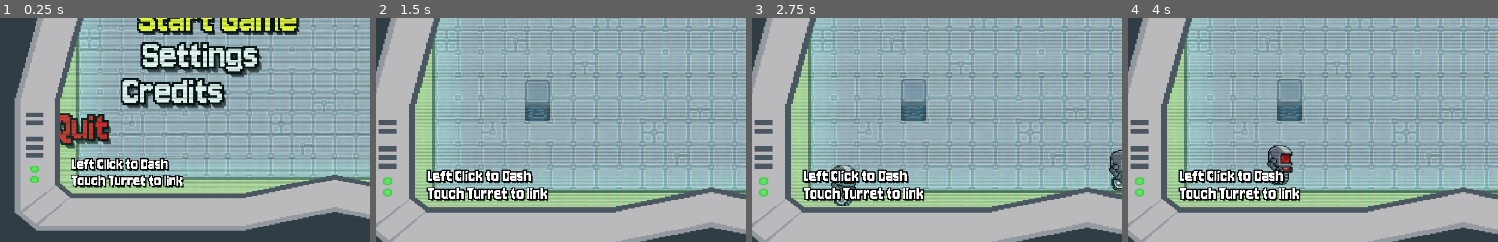
Above: before the commit, frames 1-4 (left to right).
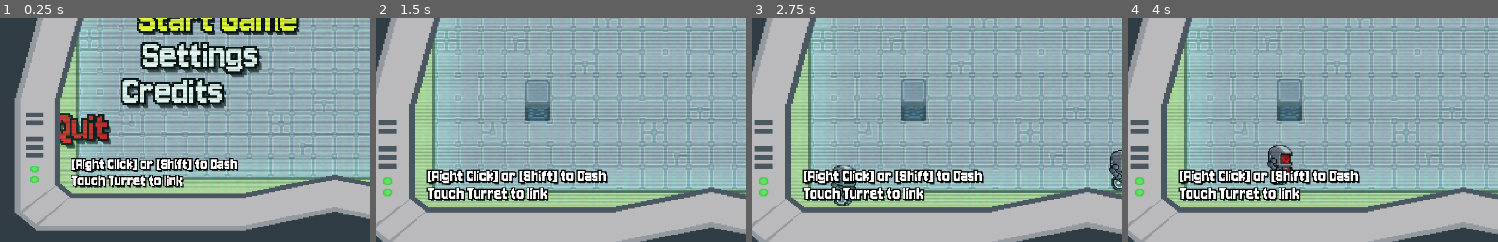
Above: after the commit, the same moments.

Repository: MaulIshak/gamedev-tv
Game: Godot game, scene res://scenes/gameplay.tscn
The game is run twice, just before and just after one commit, with the same random seed, the same clock (stepped at 60 frames per second) and the same inputs. Sound files missing from this copy of the repository are replaced by a short silence.
Inputs (mouse positions are % of the whole screen's width and height, from its top left):
- Up to frame 1 (0.25 s): no input
- Up to frame 2 (1.5 s): click "Start Game" at 0.5 s; tap Enter at 1.25 s; move the mouse to (70, 45) at 1.27 s; hold D (move_right) from 1.28 s (still down); tap Shift (dash) at 1.35 s; click (70, 45) at 1.42 s
- Up to frame 3 (2.75 s): tap Enter at 2 s; move the mouse to (24, 55) at 2.02 s; release D (move_right) at 2.03 s; hold S (move_down) from 2.03 s (still down); tap Shift (dash) at 2.1 s
- Up to frame 4 (4 s): tap Enter at 2.75, 3.5 s; move the mouse to (57, 28) at 2.77 s; release S (move_down) at 2.78 s; hold D (move_right) 2.78-3.53 s; tap Shift (dash) at 2.85, 3.6 s; move the mouse to (41, 70) at 3.52 s; hold W (move_up) from 3.53 s (still down); click (41, 70) at 3.67 s
The pictures show only the part of the screen within x 2-52%, y 50-100%; the shares and areas given below are measured in that part.

The runs differ from the first frame. In frame 1, 2.1% of the frame differs, in the area x 19-65%, y 62-70%; in frame 2, 2.5%, in the area x 13-63%, y 67-75%; in frame 3, 2.5%; in frame 4, 2.5%.

Commit message:
updat shadrs

Diff:
--- a/project.godot
+++ b/project.godot
@@ -31,7 +31,6 @@
 window/size/window_width_override=1280
 window/size/window_height_override=720
 window/stretch/mode="canvas_items"
-window/stretch/scale_mode="fractional"
 
 [input]
 
--- a/scenes/gameplay.tscn
+++ b/scenes/gameplay.tscn
@@ -332,7 +332,7 @@
 theme_override_constants/paragraph_spacing = -1
 theme_override_fonts/font = SubResource("FontVariation_25e7j")
 theme_override_font_sizes/font_size = 12
-text = "Left Click to Dash
+text = "[Right Click] or [Shift] to Dash
 
 
 Touch Turret to link "
--- a/scripts/upgrade_manager.gd
+++ b/scripts/upgrade_manager.gd
@@ -3,7 +3,22 @@
 signal upgraded(id: String, new_level: int)
 signal instant_effect_applied(id: String, value: float)
 
+const UPGRADE_IDS: Array[String] = [
+	"dash_cooldown",
+	"enemy_immunity",
+	"heal",
+	"lightning_damage",
+	"max_hp",
+	"shockwave_damage",
+	"slow_power",
+	"walk_speed"
+]
+
 var _levels: Dictionary = {}
+
+func _ready() -> void:
+	# Seed the random number generator so builds are truly random upon launch
+	randomize()
 
 
 func reset() -> void:
@@ -56,20 +71,13 @@
 	return picked
 
 func _get_def(id: String) -> UpgradeDef:
-	return load("res://resources/upgrades/" + id + ".tres") as UpgradeDef
+	var path := "res://resources/upgrades/" + id + ".tres"
+	return load(path) as UpgradeDef
 
 func _load_all_defs() -> Array[UpgradeDef]:
-	var dir := DirAccess.open("res://resources/upgrades/")
-	if dir == null:
-		return []
 	var defs: Array[UpgradeDef] = []
-	dir.list_dir_begin()
-	var file_name := dir.get_next()
-	while file_name != "":
-		if not dir.current_is_dir() and file_name.ends_with(".tres"):
-			var def := load("res://resources/upgrades/" + file_name) as UpgradeDef
-			if def != null and not def.id.is_empty():
-				defs.append(def)
-		file_name = dir.get_next()
-	dir.list_dir_end()
+	for id in UPGRADE_IDS:
+		var def := _get_def(id)
+		if def != null and not def.id.is_empty():
+			defs.append(def)
 	return defs
--- a/scripts/upgrade_ui.gd
+++ b/scripts/upgrade_ui.gd
@@ -6,6 +6,17 @@
 @export var player: Player
 
 const ELECTRIC_SHOCK_SFX: AudioStream = preload("res://assets/audio/sfx/electric_shock.mp3")
+
+const EXPORT_UPGRADES: Array[Resource] = [
+	preload("res://resources/upgrades/dash_cooldown.tres"),
+	preload("res://resources/upgrades/enemy_immunity.tres"),
+	preload("res://resources/upgrades/heal.tres"),
+	preload("res://resources/upgrades/lightning_damage.tres"),
+	preload("res://resources/upgrades/max_hp.tres"),
+	preload("res://resources/upgrades/shockwave_damage.tres"),
+	preload("res://resources/upgrades/slow_power.tres"),
+	preload("res://resources/upgrades/walk_speed.tres")
+]
 
 const ENTER_OFFSET := Vector2(0.0, 92.0)
 const EXIT_OFFSET := Vector2(0.0, 92.0)
--- a/shaders/CRTShaders.gdshader
+++ b/shaders/CRTShaders.gdshader
@@ -106,12 +106,16 @@
 
 void fragment() {
 	vec4 vertex_color = COLOR;
-	vec3 base_color = texture(screen_texture, SCREEN_UV).rgb * tint_color.rgb * vertex_color.rgb;
 	float base_alpha = vertex_color.a * opacity;
 
 	if (!crt_enabled) {
+		vec3 base_color = texture(screen_texture, SCREEN_UV).rgb * tint_color.rgb * vertex_color.rgb;
 		COLOR = vec4(base_color, base_alpha);
 	} else {
+		// Capture center screen sample exactly once
+		vec3 center_sample = texture(screen_texture, SCREEN_UV).rgb;
+		vec3 base_color = center_sample * tint_color.rgb * vertex_color.rgb;
+
 		float jitter = 0.0;
 		if (animate_jitter && horizontal_jitter > 0.0) {
 			float jitter_line = floor(UV.y * virtual_resolution_y);
@@ -139,11 +143,11 @@
 			vec2 split = normalize(rgb_direction + vec2(0.0001, 0.0)) * rgb_split * (0.35 + edge_amount);
 			vec2 screen_offset = split;
 			vec3 red_sample = texture(screen_texture, SCREEN_UV + screen_offset).rgb;
-			vec3 green_sample = texture(screen_texture, SCREEN_UV).rgb;
+			vec3 green_sample = center_sample; // Reuse pre-fetched center sample!
 			vec3 blue_sample = texture(screen_texture, SCREEN_UV - screen_offset).rgb;
 			color = vec3(red_sample.r, green_sample.g, blue_sample.b) * tint_color.rgb * vertex_color.rgb;
 		} else {
-			color = texture(screen_texture, SCREEN_UV).rgb * tint_color.rgb * vertex_color.rgb;
+			color = base_color; // Reuse center sample!
 		}
 
 		if (scanline_strength > 0.0) {
Not shown, changed: export_presets.cfg
Not shown: 1 places in scenes/gameplay.tscn that only renumber resources
